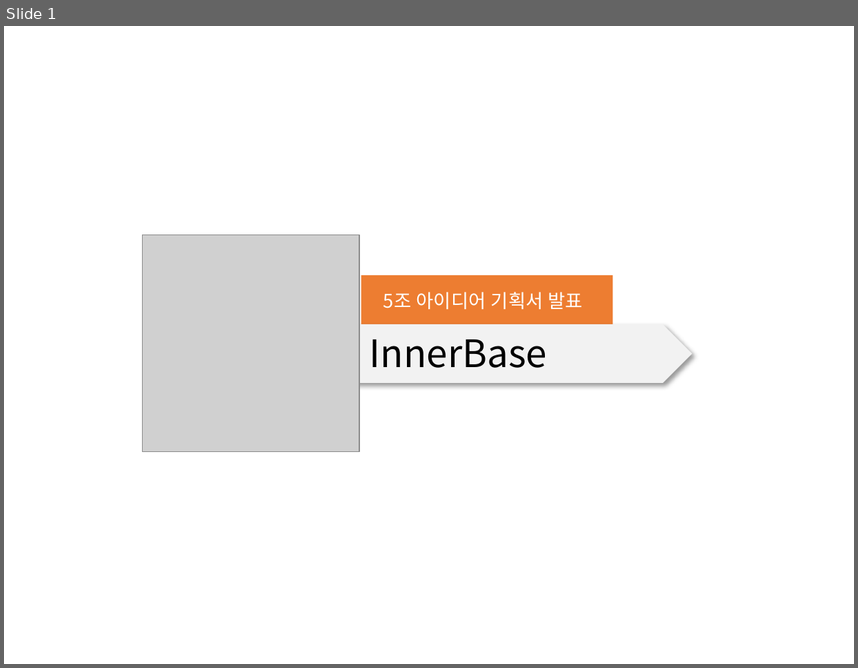
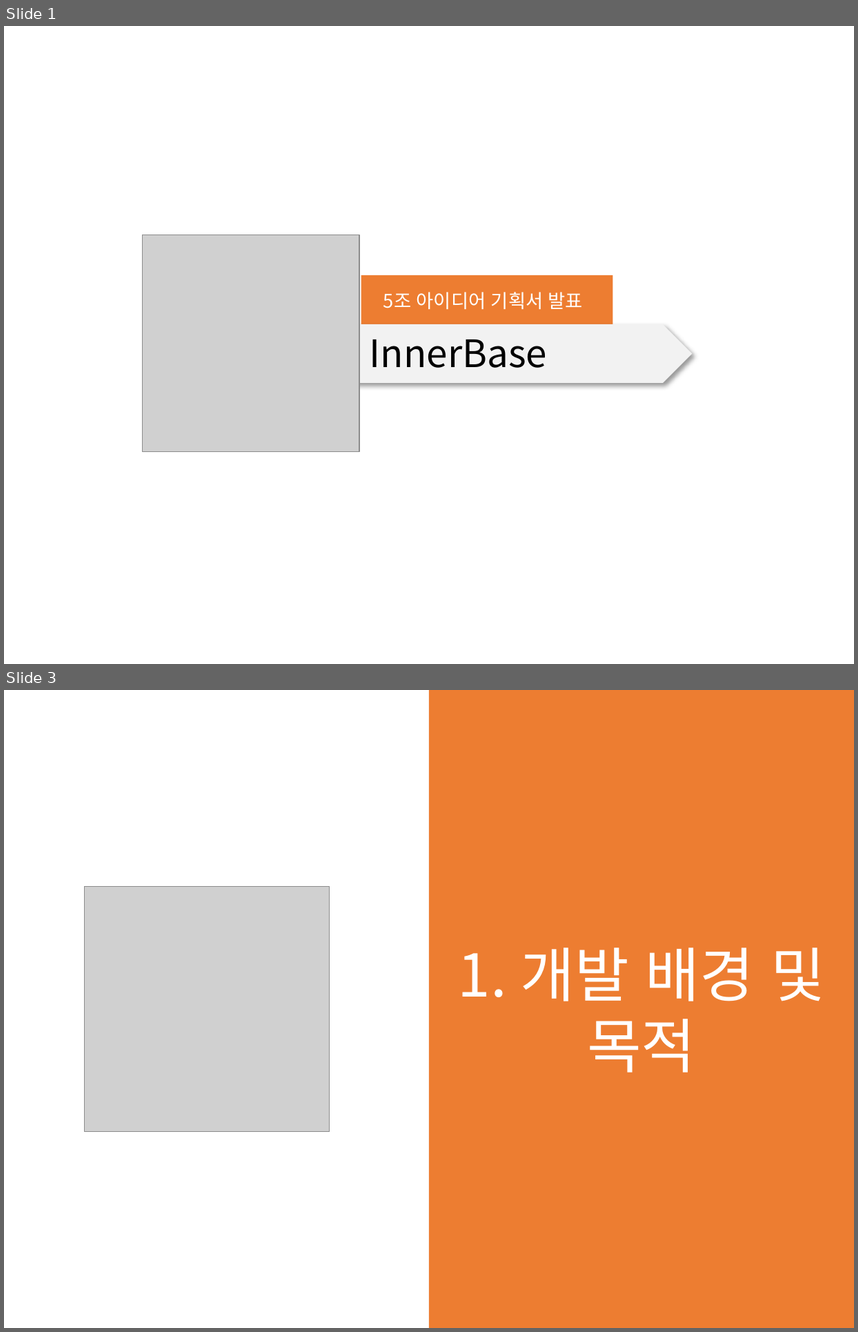
Before and after one commit to Bik00/WD3A5_Project, a slide deck: 기획서/03_기획 발표 프레젠테이션.pptx. Shown one above the other, each under a label of ours: slide 1 before the commit, slides 1 and 3 after it; the slides between them are not shown. The pictures are 858x668 and 858x1332 pixels, drawn with LibreOffice and Linux fonts; fonts in the diff are those of the drawing; grey boxes stand for pictures. Boxes give left, top, right and bottom in pixels: in the first picture for what was removed or moved away, otherwise in the second. Text is boxed around its words. In the diff, an @@ line names an element or a change of style, - is before the commit and + after.

```diff
--- a/기획서/03_기획 발표 프레젠테이션.pptx
+++ b/기획서/03_기획 발표 프레젠테이션.pptx
@@ slide 3 added at (4,690,854,1328), background #FFFFFF @@
@@ rectangle added at (429,690,854,1328), fill #ED7D31, 50 pt, text #FFFFFF @@
+1. 개발 배경 및 목적
@@ picture added at (85,887,330,1131) @@
```
Also in this commit, not shown: 16 other slides added, 13 other files.
